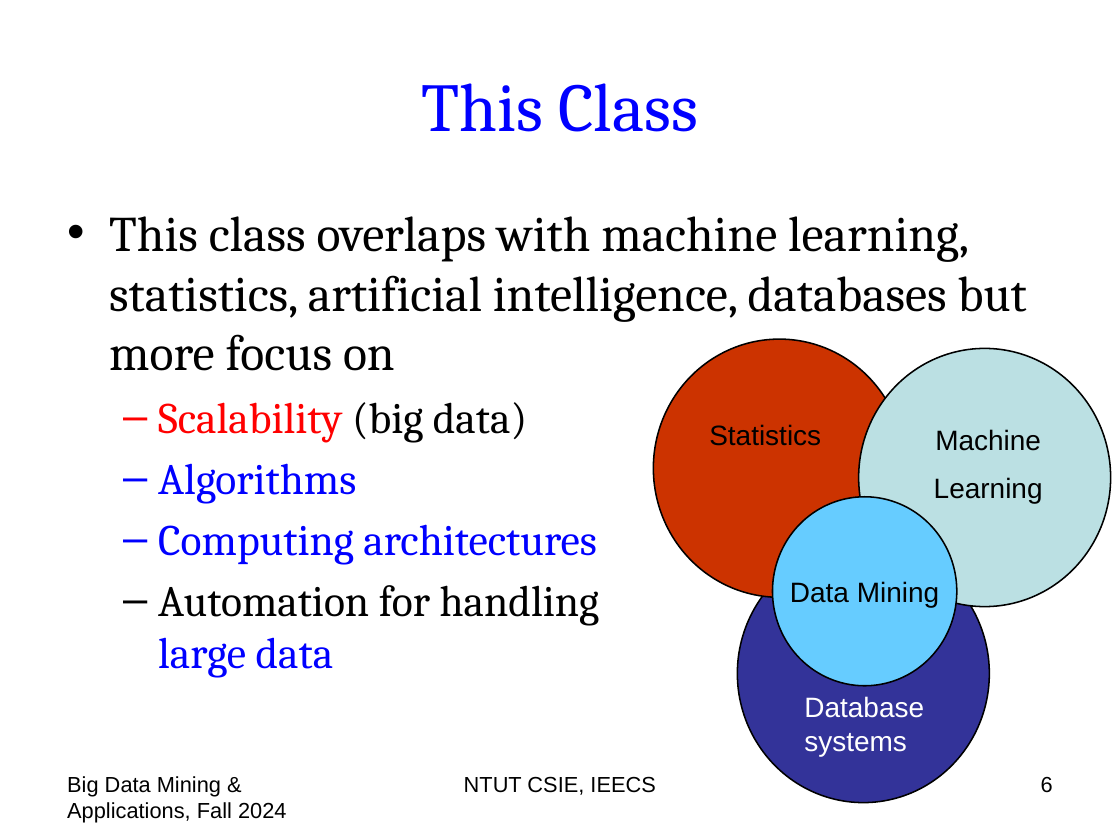
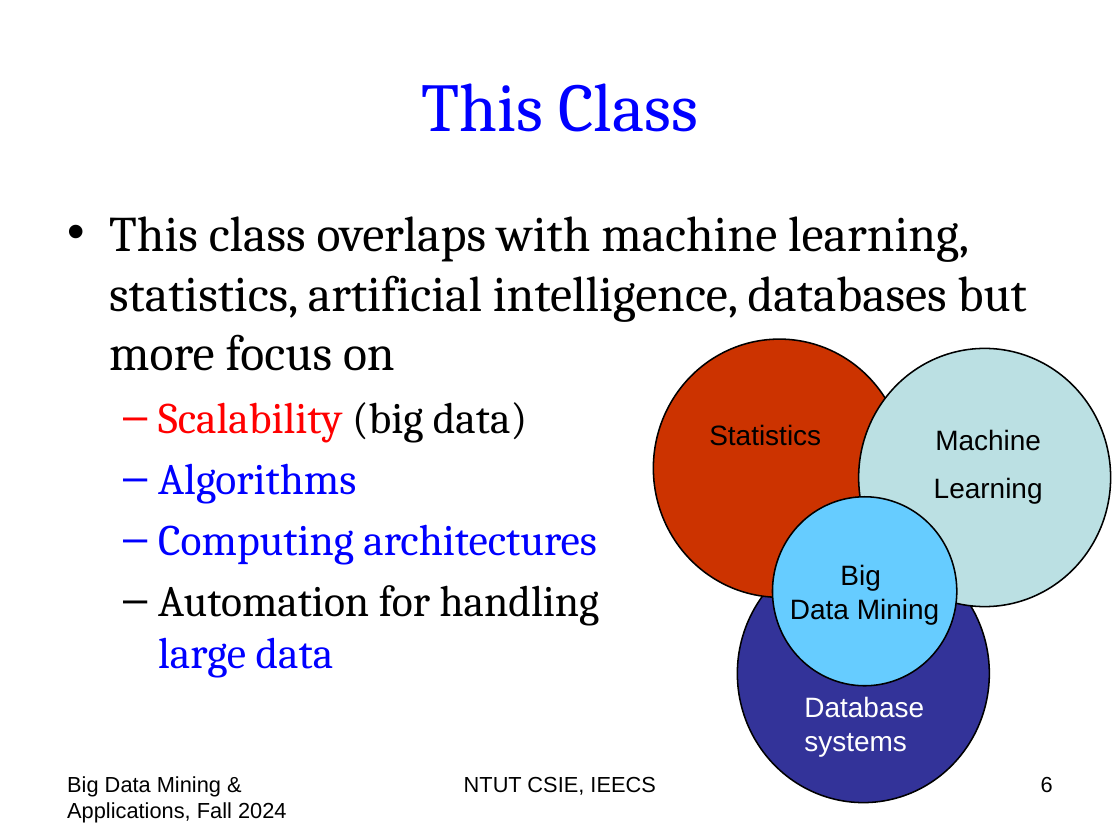
Before and after one commit to chriswjh/chriswjh.github.io, a slide deck: slide 6 of BDM/00-overview.pptx. Drawn at 1120x840 pixels with LibreOffice and Linux fonts; fonts in the diff are those of the drawing. Boxes give left, top, right and bottom in pixels: in the first picture for what was removed or moved away, otherwise in the second. Text is boxed around its words. In the diff, an @@ line names an element or a change of style, - is before the commit and + after.

```diff
--- a/BDM/00-overview.pptx
+++ b/BDM/00-overview.pptx
@@ text in ellipse at bbox=[840, 564, 880, 590]: paragraph added @@
+Big
```
Also in this commit, not shown: 12 other slides changed, 1 other file.
